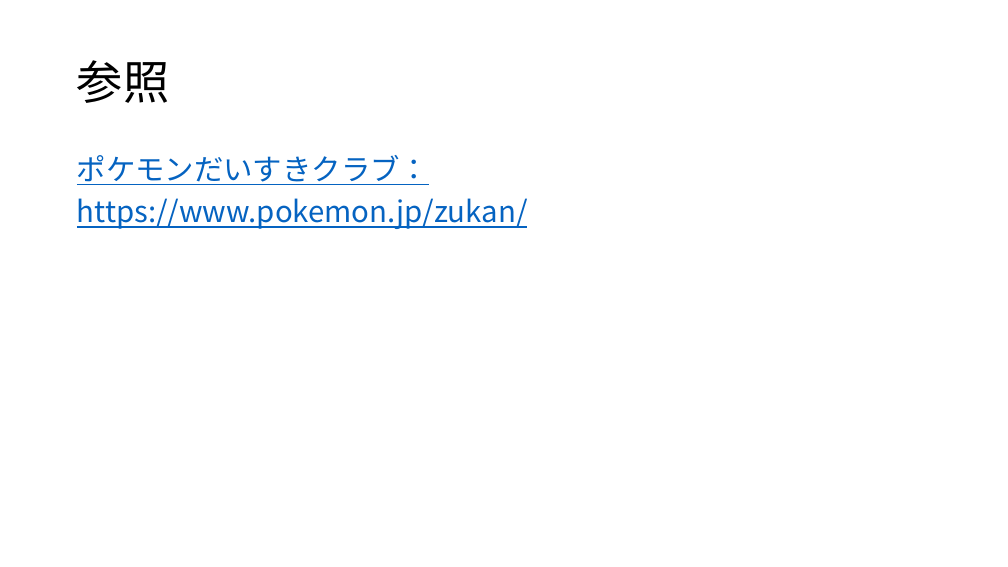
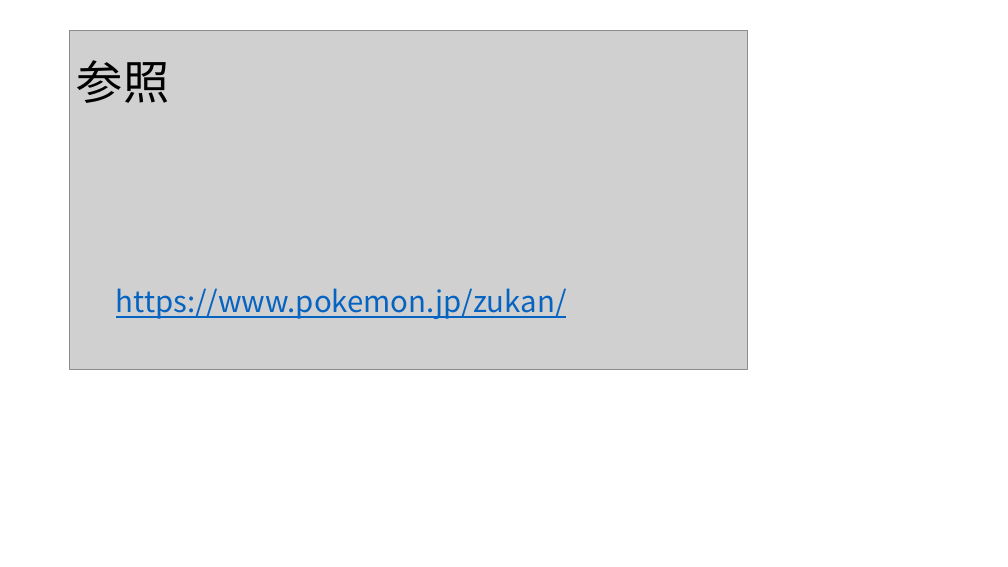
Before and after one commit to YukiHayashi4/Pokemon-2018-7-28, a slide deck: slide 12 of Quiz from Pokemon.pptx. Drawn at 1008x567 pixels with LibreOffice and Linux fonts; fonts in the diff are those of the drawing; grey boxes stand for pictures. Boxes give left, top, right and bottom in pixels: in the first picture for what was removed or moved away, otherwise in the second. Text is boxed around its words. In the diff, an @@ line names an element or a change of style, - is before the commit and + after.

```diff
--- a/Quiz from Pokemon.pptx
+++ b/Quiz from Pokemon.pptx
@@ picture added at [70,30,748,370] @@
@@ text at [77,155,429,185]: paragraph removed @@
-ポケモンだいすきクラブ：
@@ text "https://www.pokemon.jp/zukan/": place and size @@
-text "https://www.pokemon.jp/zukan/" at [77,155,528,229]
+text "https://www.pokemon.jp/zukan/" at [116,288,567,319]
```
Also in this commit, not shown: 2 other slides changed, 1 slide added.
